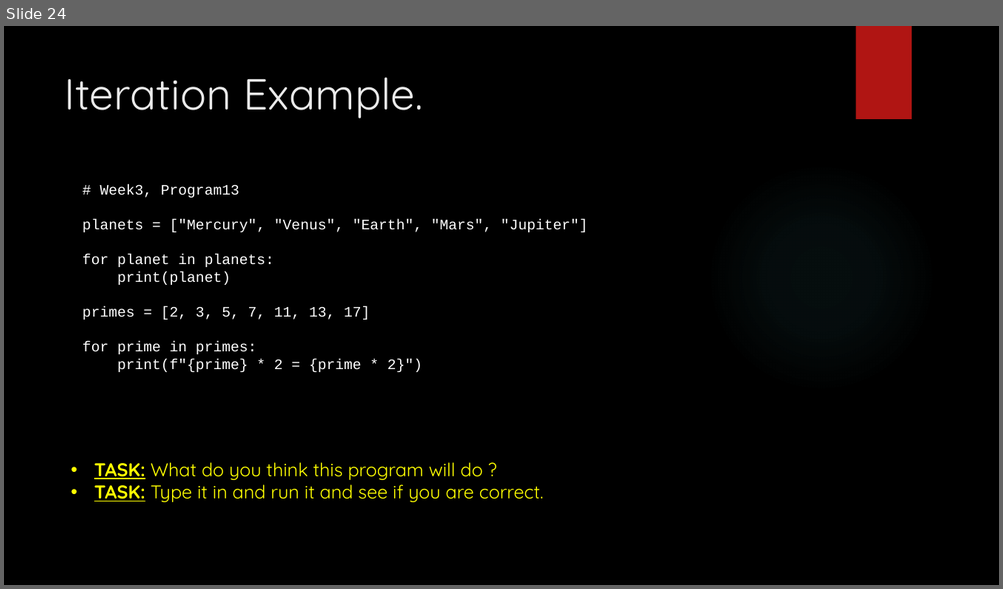
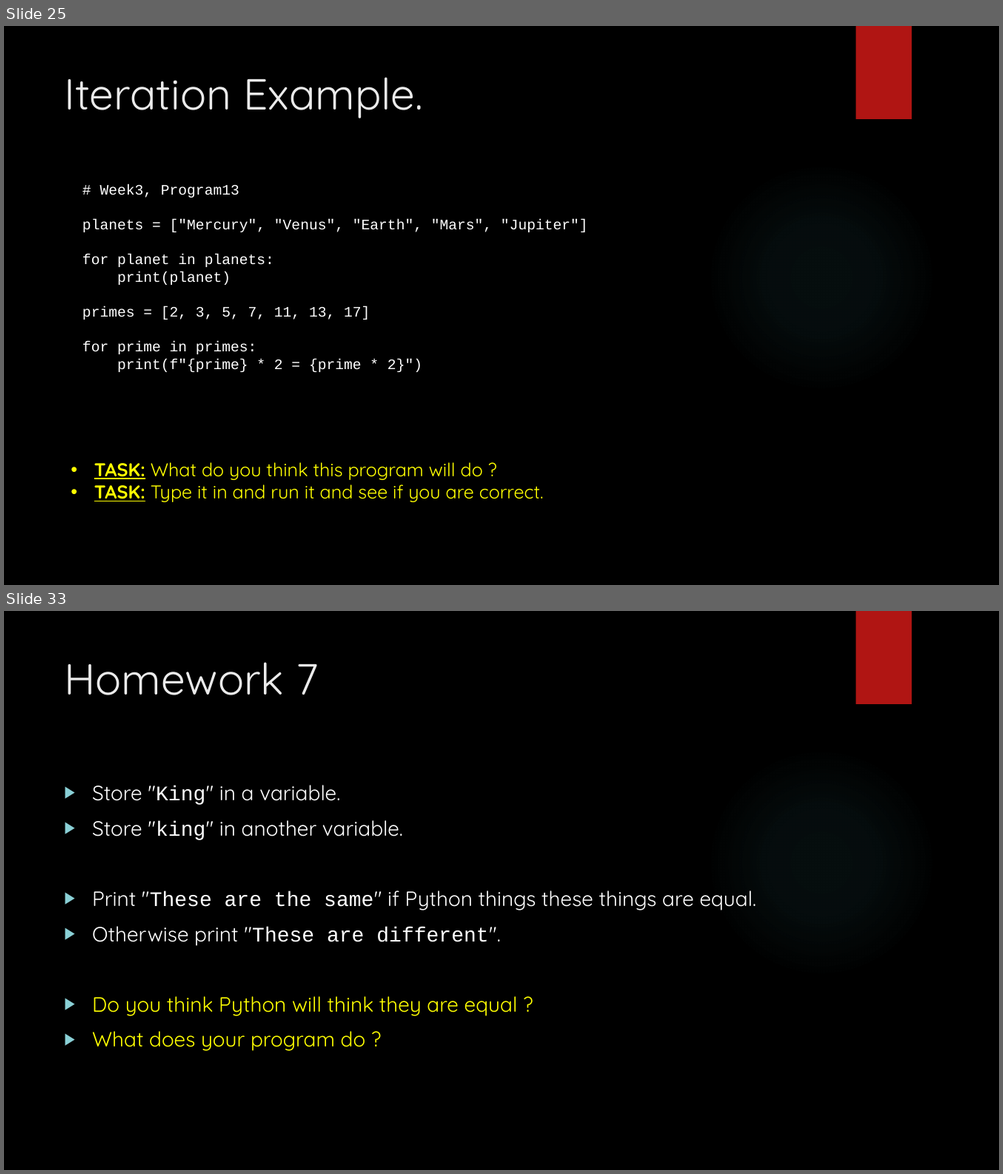
Before and after one commit to davidgroves/DGM_Tutorials, a slide deck: week3/week3.pptx. Shown one above the other, each under a label of ours: slide 24 before the commit, slides 25 and 33 after it; the slides between them are not shown. The pictures are 1003x589 and 1003x1174 pixels, drawn with LibreOffice and Linux fonts; fonts in the diff are those of the drawing; background and template pictures are left out. Boxes give left, top, right and bottom in pixels: in the first picture for what was removed or moved away, otherwise in the second. Text is boxed around its words. In the diff, an @@ line names an element or a change of style, - is before the commit and + after.

```diff
--- a/week3/week3.pptx
+++ b/week3/week3.pptx
@@ slide 33 added at <box>4,611,999,1170</box>, background picture (left out); not listed: 2 template elements that a slide beside it also shows @@
@@ title added at <box>64,662,318,695</box>, 42 pt, text #EBEBEB @@
+Homework 7
@@ text added at <box>92,785,757,1051</box>, 20 pt, text #FFFFFF @@
+▶ Store "King" in a variable.
+▶ Store "king" in another variable.
+▶ Print "These are the same" if Python things these things are equal.
+▶ Otherwise print "These are different".
+▶ Do you think Python will think they are equal ?
+▶ What does your program do ?
@@ what was slide 24 is now slide 25 @@
```
Also in this commit, not shown: 3 slides changed, 10 other slides added, 11 other files.
